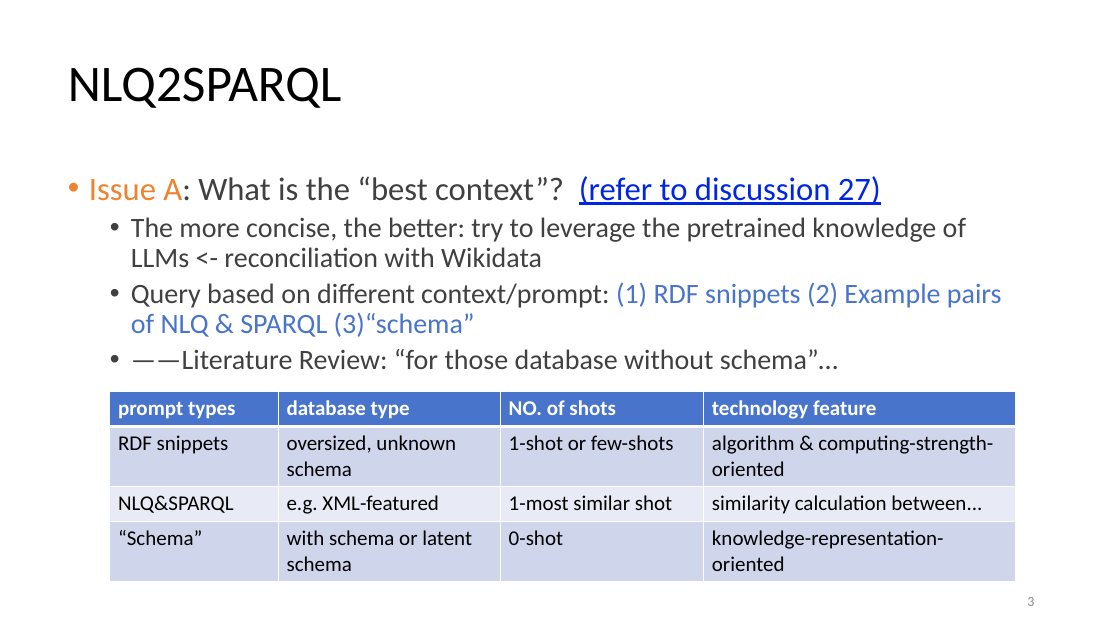
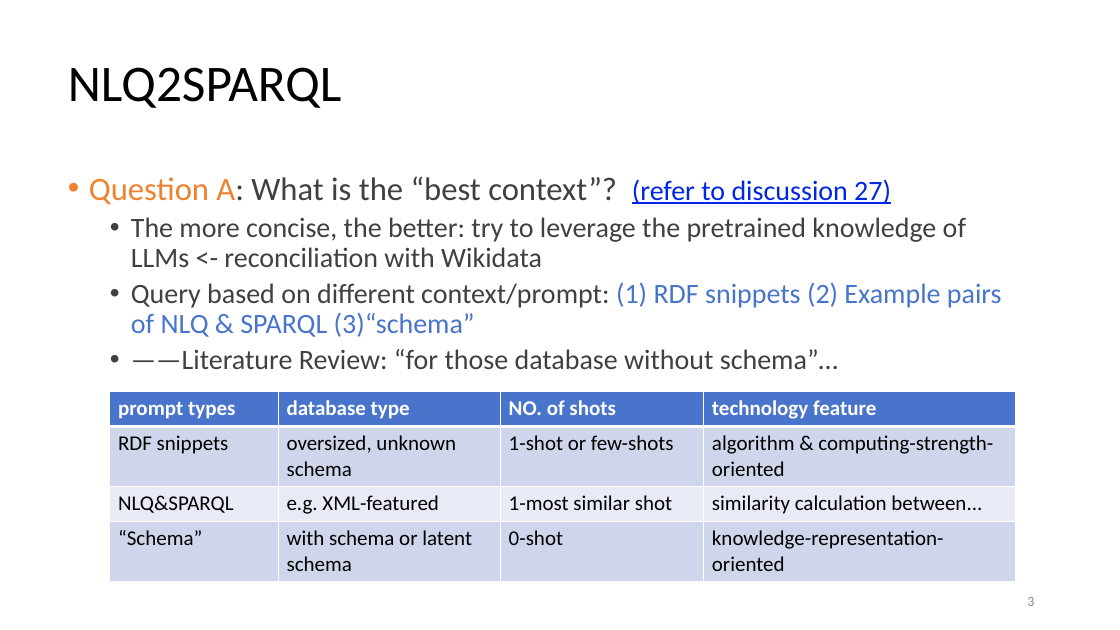
Before and after one commit to DDMAL/linkedmusic-queries, a slide deck: slide 3 of handOver_generalReviewOf_LinkedMusicQueries2024-2025.pptx. Drawn at 1120x630 pixels with LibreOffice and Linux fonts; fonts in the diff are those of the drawing. Boxes give left, top, right and bottom in pixels: in the first picture for what was removed or moved away, otherwise in the second. Text is boxed around its words. In the diff, an @@ line names an element or a change of style, - is before the commit and + after.

```diff
--- a/handOver_generalReviewOf_LinkedMusicQueries2024-2025.pptx
+++ b/handOver_generalReviewOf_LinkedMusicQueries2024-2025.pptx
@@ text at bbox=[89, 176, 891, 205]: text changed @@
-• Issue A: What is the “best context”? (refer to discussion 27)
+• Question A: What is the “best context”? (refer to discussion 27)
```
Also in this commit, not shown: 4 other slides changed.
